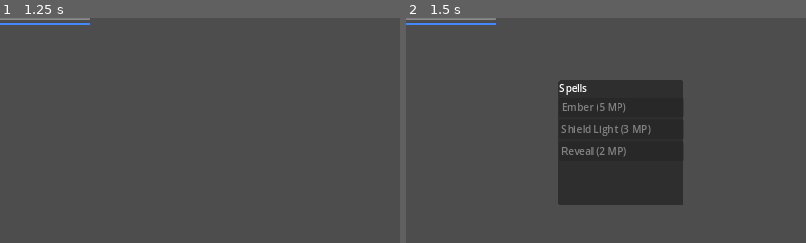
Above: before the commit, frames 1-2 (left to right).
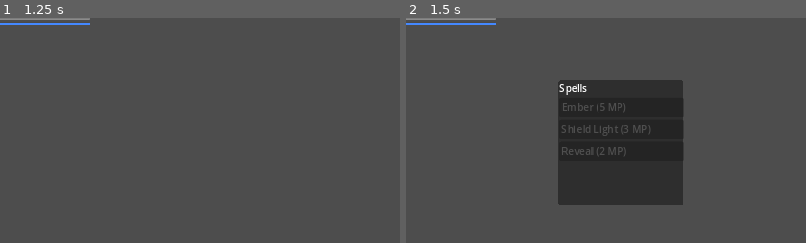
Above: after the commit, the same moments.

Repository: markcromwell/telvar-secundus
Game: Godot game, scene res://scenes/hud.tscn
Same seed, same stepped clock (60 frames per second), same inputs: the game is played once before the commit and once after it. The project has no main scene, so this scene is started directly.
Inputs:
- Up to frame 1 (1.25 s): tap Enter at 0.5 s
- Up to frame 2 (1.5 s): tap Space at 1.25 s; hold S from 1.28 s (still down)
The pictures show only the part of the screen within x 4-54%, y 0-50%; the shares and areas given below are measured in that part.

Frame 1 is identical in both runs. In frame 2, 0.8% of the frame differs, in the area x 39-62%, y 37-62%.

Commit message:
Code Forge: phase 2651 implementation
Spec #1283 — automated implementation by cursor worker
Phase: Spell Panel Layout UI
Complexity: moderate
Branch: feature/spec-1283-phase-2651

Diff:
--- a/scenes/hud.tscn
+++ b/scenes/hud.tscn
@@ -40,3 +40,18 @@
 
 [node name="SpellSlots" type="VBoxContainer" parent="SpellPanel/VBoxContainer"]
 layout_mode = 2
+
+[node name="SpellSlot1" type="Button" parent="SpellPanel/VBoxContainer/SpellSlots"]
+layout_mode = 2
+size_flags_horizontal = 3
+text = ""
+
+[node name="SpellSlot2" type="Button" parent="SpellPanel/VBoxContainer/SpellSlots"]
+layout_mode = 2
+size_flags_horizontal = 3
+text = ""
+
+[node name="SpellSlot3" type="Button" parent="SpellPanel/VBoxContainer/SpellSlots"]
+layout_mode = 2
+size_flags_horizontal = 3
+text = ""
--- a/scripts/ui/hud.gd
+++ b/scripts/ui/hud.gd
@@ -29,6 +29,12 @@
 		mana_bar.value = mana_component.current_mana
 		current_mana = mana_component.current_mana
 
+	for i in range(spell_slots.get_child_count()):
+		var slot_btn = spell_slots.get_child(i)
+		if slot_btn is Button:
+			slot_btn.alignment = HORIZONTAL_ALIGNMENT_LEFT
+			slot_btn.pressed.connect(_on_spell_slot_pressed.bind(i))
+
 	_populate_spell_panel()
 
 func setup(p_mana_component: ManaComponent) -> void:
@@ -57,37 +63,55 @@
 	spell_panel.visible = not spell_panel.visible
 	if spell_panel.visible:
 		_populate_spell_panel()
-		_update_spell_buttons()
 
 func _populate_spell_panel() -> void:
-	# Clear existing
-	for child in spell_slots.get_children():
-		child.queue_free()
-
 	var spell_book = get_node_or_null("/root/SpellBook")
-	if not spell_book:
-		return
-
-	for spell in spell_book.known_spells:
+	for i in range(mini(3, spell_slots.get_child_count())):
+		var btn = spell_slots.get_child(i) as Button
+		if btn == null:
+			continue
+		if btn.has_meta("spell"):
+			btn.remove_meta("spell")
+		btn.text = "—"
+		btn.disabled = true
+		btn.modulate = Color(0.55, 0.55, 0.55, 1.0)
+		if spell_book == null:
+			continue
+		if i >= spell_book.known_spells.size():
+			continue
+		var spell: Spell = spell_book.known_spells[i]
 		if spell == null:
 			continue
+		btn.text = "%s (%d MP)" % [spell.name, spell.mana_cost]
+		btn.set_meta("spell", spell)
 
-		var btn = Button.new()
-		btn.text = "%s (%d MP)" % [spell.name, spell.mana_cost]
-		btn.alignment = HORIZONTAL_ALIGNMENT_LEFT
-		btn.pressed.connect(func(): _on_spell_button_pressed(spell))
-		btn.set_meta("spell", spell)
-		spell_slots.add_child(btn)
+	_update_spell_buttons()
 
 func _update_spell_buttons() -> void:
-	for btn in spell_slots.get_children():
-		if btn is Button:
-			var spell: Spell = btn.get_meta("spell")
-			if spell:
-				var can_cast = current_mana >= spell.mana_cost
-				btn.disabled = not can_cast
+	for i in range(mini(3, spell_slots.get_child_count())):
+		var btn = spell_slots.get_child(i) as Button
+		if btn == null:
+			continue
+		if not btn.has_meta("spell"):
+			btn.disabled = true
+			btn.modulate = Color(0.55, 0.55, 0.55, 1.0)
+			continue
+		var spell: Spell = btn.get_meta("spell") as Spell
+		if spell == null:
+			btn.disabled = true
+			btn.modulate = Color(0.55, 0.55, 0.55, 1.0)
+			continue
+		var can_cast := current_mana >= spell.mana_cost
+		btn.disabled = not can_cast
+		btn.modulate = Color(0.55, 0.55, 0.55, 1.0) if not can_cast else Color.WHITE
 
-func _on_spell_button_pressed(spell: Spell) -> void:
+func _on_spell_slot_pressed(slot_index: int) -> void:
+	var btn = spell_slots.get_child(slot_index) as Button
+	if btn == null or not btn.has_meta("spell"):
+		return
+	var spell: Spell = btn.get_meta("spell") as Spell
+	if spell == null:
+		return
 	if current_mana >= spell.mana_cost:
 		if mana_component and mana_component.use_mana(spell.mana_cost):
 			spell_cast.emit(spell)
